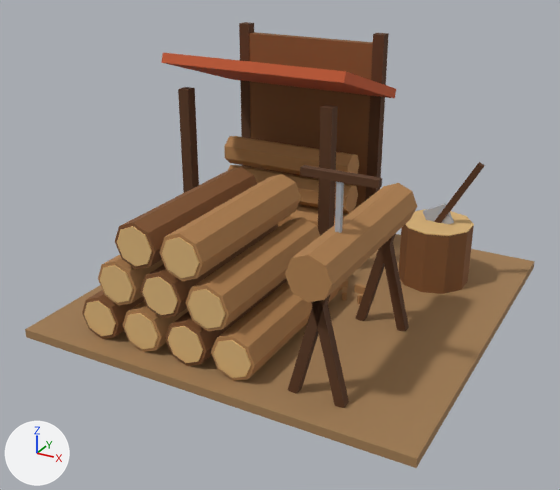
Two versions of the glTF model rzym3d/godot/modele/tartak.glb, one commit apart.
Camera for both pictures: a 50 mm camera at (1.51, -2.97, 1.75) aimed at (-0.04, -0.14, 0.33). Every picture has the same lights, and +X, +Y and +Z are marked at lower left. The older version comes first. Where no turn or scale is listed for an object, it has been applied to the vertices. Vertices at exactly the same position are counted once.

Script lines for the objects in view, before the commit:
```python
me_tartak = bpy.data.meshes.new('tartak')
me_tartak.from_pydata(...)  # 536 vertices, 916 faces; spans x -0.9..0.9, y -0.9..0.9, z 0.0..1.14
# faces by material slot: [12, 160, 288, 300, 120, 24, 12]
me_tartak.materials.append(mat_m_a07c54)  # brown #a27d53
me_tartak.materials.append(mat_m_805430)  # brown #81532c
me_tartak.materials.append(mat_m_dcb478)  # beige #ddb679
me_tartak.materials.append(mat_m_b08050)  # brown #b1814f
me_tartak.materials.append(mat_m_583820)  # brown #57351a
me_tartak.materials.append(mat_m_acb0b8)  # grey #aeb1b9
me_tartak.materials.append(mat_m_c65c36)  # orange #c75c33
ob_tartak = bpy.data.objects.new('tartak', me_tartak)
ob_tartak.location = (0.0, 0.0, 0.0)
```
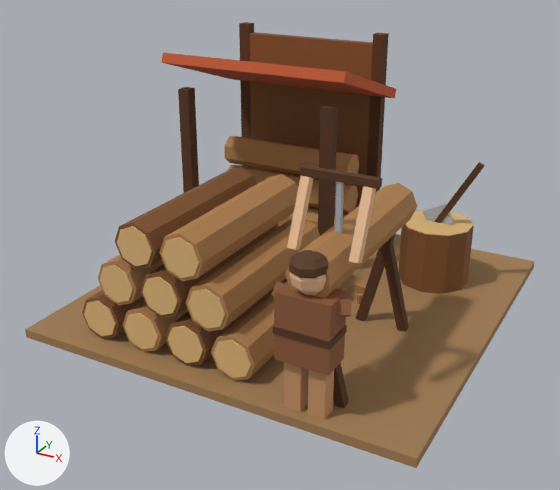
What the commit changed:
Material 'm_5a3c24' (mat_m_5a3c24) is new.
Its base color is (0.101, 0.0415, 0.0135) (brown #59391f).
Its roughness is 0.85.
Material 'm_c49268' (mat_m_c49268) is new.
Its base color is (0.56, 0.293, 0.139) (orange #c59368).
Its roughness is 0.85.
Material 'm_ecbe96' (mat_m_ecbe96) is new.
Its base color is (0.843, 0.523, 0.311) (beige #edbf97).
Its roughness is 0.85.
Material 'm_8c5a3c' (mat_m_8c5a3c) is new.
Its base color is (0.267, 0.101, 0.0415) (brown #8d5939).
Its roughness is 0.85.
me_tartak is used by ob_tartak; location (0.0, 0.0, 0.0).
me_tartak had 536 vertices, 916 faces and spanned x -0.9..0.9, y -0.9..0.9, z 0.0..1.14.
me_tartak now has 644 vertices, 1108 faces and spans x -0.9..0.9, y -0.9..0.9, z 0.0..1.14.
me_tartak part 1: a new loose piece, a box spanning x 0.337..0.562, y -0.887..-0.752, z 0.36..0.387, in mat_m_583820 (brown #57351a).
me_tartak part 2: a new loose piece, a box spanning x 0.466..0.533, y -0.856..-0.784, z 0.0..0.27, in mat_m_c49268 (orange #c59368).
me_tartak part 3: a new loose piece, a box spanning x 0.367..0.434, y -0.856..-0.784, z 0.0..0.27, in mat_m_c49268 (orange #c59368).
me_tartak part 4: a new loose piece, a box spanning x 0.34..0.56, y -0.88..-0.76, z 0.25..0.52, in mat_m_8c5a3c (brown #8d5939).
me_tartak part 5: a new loose piece, an icosphere of 80 faces spanning x 0.37..0.53, y -0.9..-0.74, z 0.52..0.67, in mat_m_ecbe96 (beige #edbf97).
me_tartak part 6: a new loose piece, a UV sphere (8 segments, 5 rings, poles along z) spanning x 0.379..0.521, y -0.905..-0.762, z 0.585..0.675, in mat_m_5a3c24 (brown #59391f).
Other edits to the shape of me_tartak do not show in these pictures.
me_tartak gains material mat_m_c49268 (orange #c59368).
me_tartak gains material mat_m_8c5a3c (brown #8d5939).
me_tartak gains material mat_m_ecbe96 (beige #edbf97).
me_tartak gains material mat_m_5a3c24 (brown #59391f).
Mesh me_anim_pila is new.
It has 32 vertices, 48 faces and spans x -0.15..0.15, y -0.136..0.015, z -0.12..0.29.
Faces by material slot: [12, 12, 24].
It uses material mat_m_acb0b8 (grey #aeb1b9).
It uses material mat_m_583820 (brown #57351a).
It uses material mat_m_ecbe96 (beige #edbf97).
Mesh me_anim_kolys_tracz is new.
It has 56 vertices, 96 faces and spans x -0.156..0.156, y -0.024..0.194, z -0.13..0.032.
Faces by material slot: [24, 72].
It uses material mat_m_8c5a3c (brown #8d5939).
It uses material mat_m_ecbe96 (beige #edbf97).
Object 'anim_pila' (ob_anim_pila) is new; it shows me_anim_pila.
Its location is (0.45, -0.6, 0.6).
Object 'anim_kolys_tracz' (ob_anim_kolys_tracz) is new; it shows me_anim_kolys_tracz.
Its location is (0.45, -0.82, 0.486).

What differs and where, as boxes [x1, y1, x2, y2] in the pictures (560 x 490 px):
'anim_pila', added: after [287, 165, 382, 263]
    faces in mat_m_ecbe96 (beige #edbf97): [287, 176, 376, 263]
    faces in mat_m_583820 (brown #57351a): [300, 165, 382, 189]
    faces in mat_m_acb0b8 (grey #aeb1b9): [335, 181, 344, 233]
'anim_kolys_tracz', added: after [271, 281, 352, 318]
    faces in mat_m_8c5a3c (brown #8d5939): [271, 281, 352, 317]
part 1 of me_tartak, added (brown): after [273, 325, 347, 349]
part 2 of me_tartak, added (orange): after [308, 370, 334, 420]
part 3 of me_tartak, added (orange): after [284, 362, 309, 412]
part 4 of me_tartak, added (brown): after [274, 281, 347, 375]
part 5 of me_tartak, added (beige): after [289, 272, 326, 295]
part 6 of me_tartak, added (brown): after [289, 250, 328, 279]
